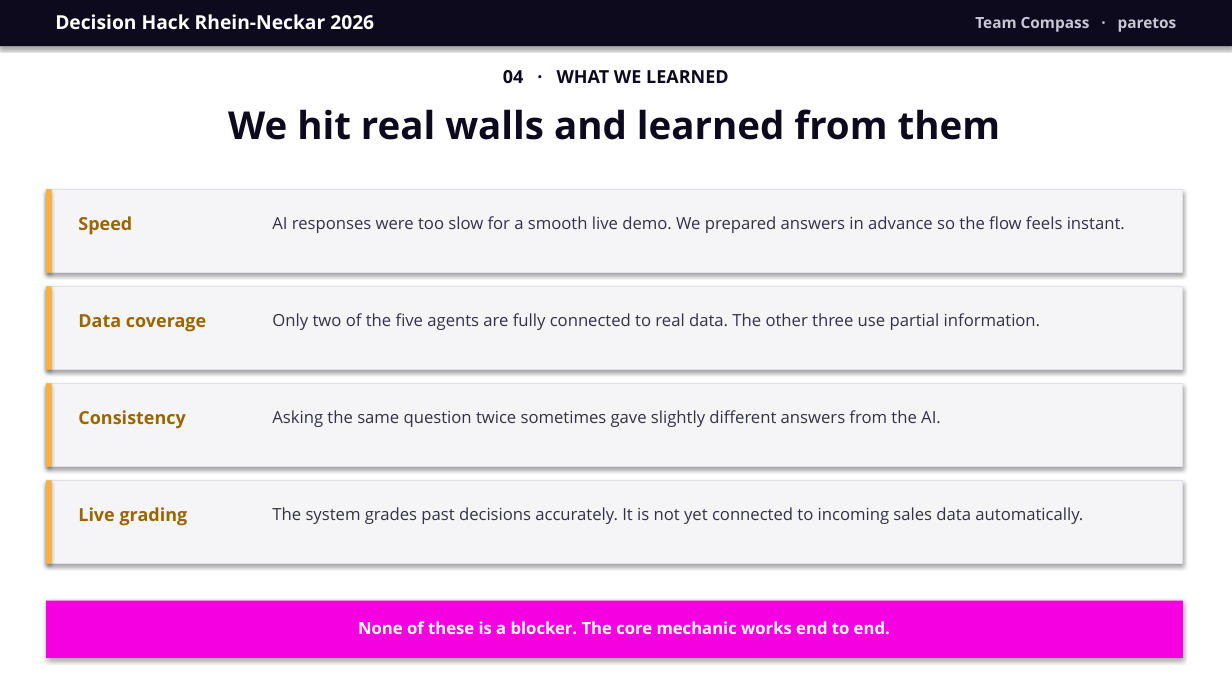
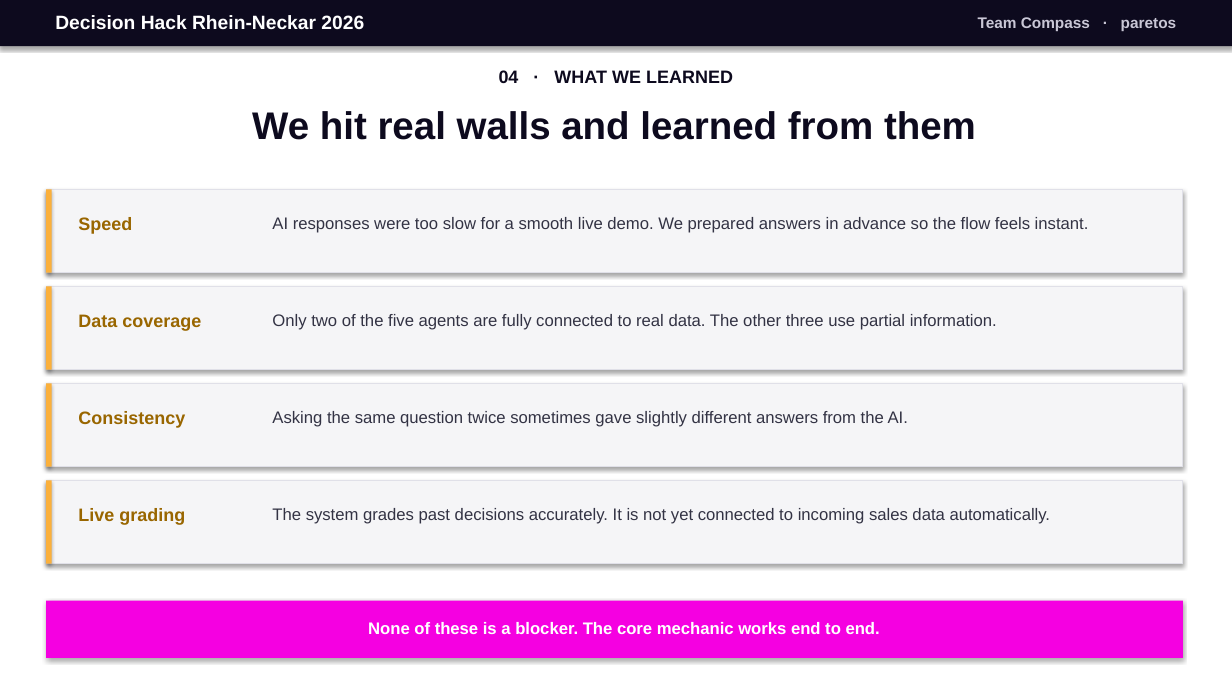
Before and after one commit to Manasi200801/Par-agents, a slide deck: slide 5 of compass-pitch-jig.pptx. Drawn at 1232x693 pixels with LibreOffice and Linux fonts; fonts in the diff are those of the drawing. Boxes give left, top, right and bottom in pixels: in the first picture for what was removed or moved away, otherwise in the second. Text is boxed around its words. In the diff, an @@ line names an element or a change of style, - is before the commit and + after.

```diff
--- a/compass-pitch-jig.pptx
+++ b/compass-pitch-jig.pptx
@@ font Open Sans to Arial in 13 elements at <box>55,15,364,30</box>, <box>978,17,1177,31</box>, <box>499,70,733,83</box>, <box>252,111,976,140</box>, <box>78,217,132,234</box>, <box>272,217,1089,233</box>, <box>78,314,201,331</box>, <box>272,314,997,330</box>, <box>78,411,185,428</box>, <box>272,411,908,427</box>, <box>78,508,185,525</box>, <box>272,508,1051,524</box>, <box>368,622,880,634</box> @@
```
Also in this commit, not shown: 6 other slides changed.
